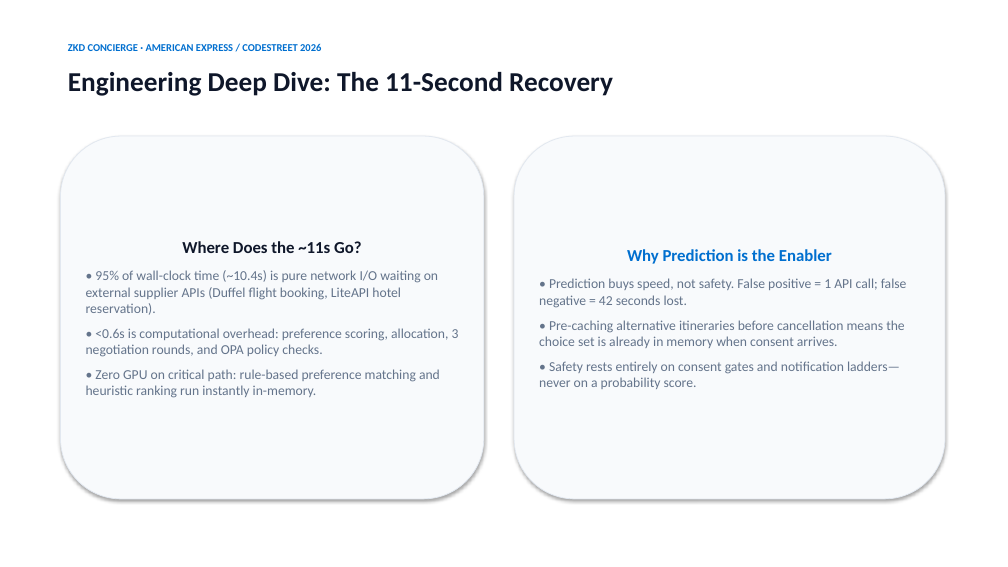
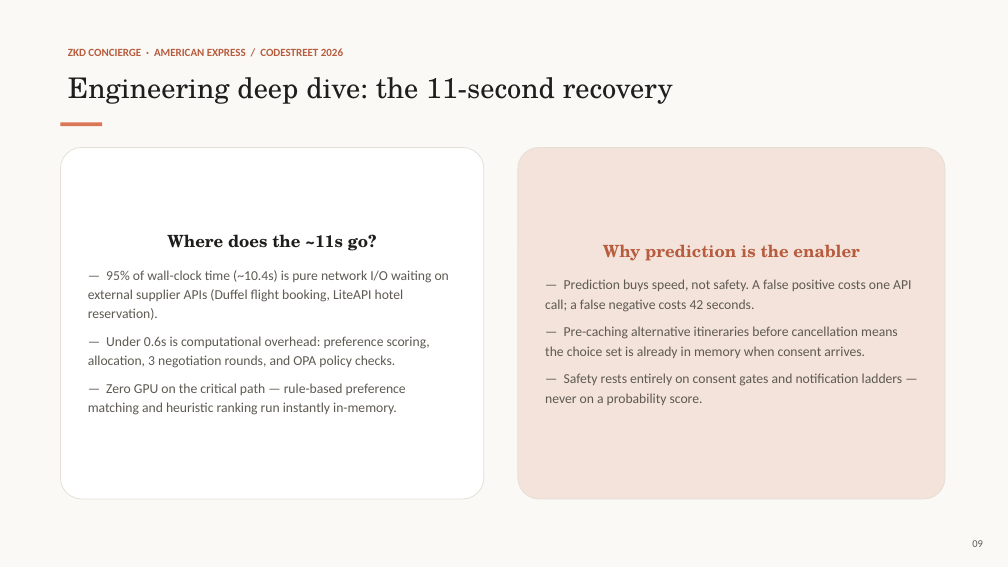
Before and after one commit to Krishna-529/amex-hackathon-2026, a slide deck: slide 9 of assets/deck/ZKD_Concierge_Codestreet_2026.pptx. Drawn at 1008x567 pixels with LibreOffice and Linux fonts; fonts in the diff are those of the drawing. Boxes give left, top, right and bottom in pixels: in the first picture for what was removed or moved away, otherwise in the second. Text is boxed around its words. In the diff, an @@ line names an element or a change of style, - is before the commit and + after.

Commit message:
Redesign pitch deck in Claude visual style
Swap the Amex-blue/slate theme for a Claude-brand palette: warm
cream background, ink text, coral/clay accent, serif display type
with a sans body face. Content and slide structure are unchanged;
only typography, color, and card treatment were redone.

```diff
--- a/assets/deck/ZKD_Concierge_Codestreet_2026.pptx
+++ b/assets/deck/ZKD_Concierge_Codestreet_2026.pptx
@@ rectangle added at (0,0,1008,567), fill #FAF9F5 @@
@@ text "ZKD CONCIERGE · AMERICAN EXPRESS ..." at (68,48,343,56): size 10 to 10.5 pt, text colour #006FCF to #B85C3E @@
@@ text at (68,77,673,104): text changed; size 26 to 27 pt; font Calibri to TeX Gyre Schola; text colour #0F172A to #1F1E1C; bold off @@
-Engineering Deep Dive: The 11-Second Recovery
+Engineering deep dive: the 11-second recovery
@@ rounded rectangle "Where does the ~11s go?": place and size @@
-rounded rectangle "Where does the ~11s go?" at (60,136,484,499)
+rounded rectangle "Where does the ~11s go?" at (60,147,484,499)
@@ rounded rectangle "Where does the ~11s go?" at (60,147,484,499): fill #F8FAFC to #FFFFFF; outline #E2E8F0 0.75 pt to #E4E0D6 0.75 pt; shadow off; proportions changed @@
@@ rectangle added at (60,123,102,126), fill #D97757 @@
@@ rounded rectangle "Why prediction is the enabler": place and size @@
-rounded rectangle "Why prediction is the enabler" at (514,136,945,499)
+rounded rectangle "Why prediction is the enabler" at (518,147,945,499)
@@ rounded rectangle "Why prediction is the enabler" at (518,147,945,499): fill #F8FAFC to #F3E3DB; outline #E2E8F0 0.75 pt to #E4E0D6 0.75 pt; shadow off; proportions changed @@
@@ text in rounded rectangle at (88,234,449,415): text changed; text colour #64748B to #5E5A52 @@
-Where Does the ~11s Go?
-• 95% of wall-clock time (~10.4s) is pure network I/O waiting on external supplier APIs (Duffel flight booking, LiteAPI hotel reservation).
-• <0.6s is computational overhead: preference scoring, allocation, 3 negotiation rounds, and OPA policy checks.
-• Zero GPU on critical path: rule-based preference matching and heuristic ranking run instantly in-memory.
+Where does the ~11s go?
+— 95% of wall-clock time (~10.4s) is pure network I/O waiting on external supplier APIs (Duffel flight booking, LiteAPI hotel reservation).
+— Under 0.6s is computational overhead: preference scoring, allocation, 3 negotiation rounds, and OPA policy checks.
+— Zero GPU on the critical path — rule-based preference matching and heuristic ranking run instantly in-memory.
@@ text in rounded rectangle at (545,244,911,405): text changed; text colour #64748B to #5E5A52 @@
-Why Prediction is the Enabler
-• Prediction buys speed, not safety. False positive = 1 API call; false negative = 42 seconds lost.
-• Pre-caching alternative itineraries before cancellation means the choice set is already in memory when consent arrives.
-• Safety rests entirely on consent gates and notification ladders—never on a probability score.
+Why prediction is the enabler
+— Prediction buys speed, not safety. A false positive costs one API call; a false negative costs 42 seconds.
+— Pre-caching alternative itineraries before cancellation means the choice set is already in memory when consent arrives.
+— Safety rests entirely on consent gates and notification ladders — never on a probability score.
@@ text added at (972,540,983,547), 10 pt, text #5E5A52 @@
+09
```
Also in this commit, not shown: 9 other slides changed, 1 other file.
